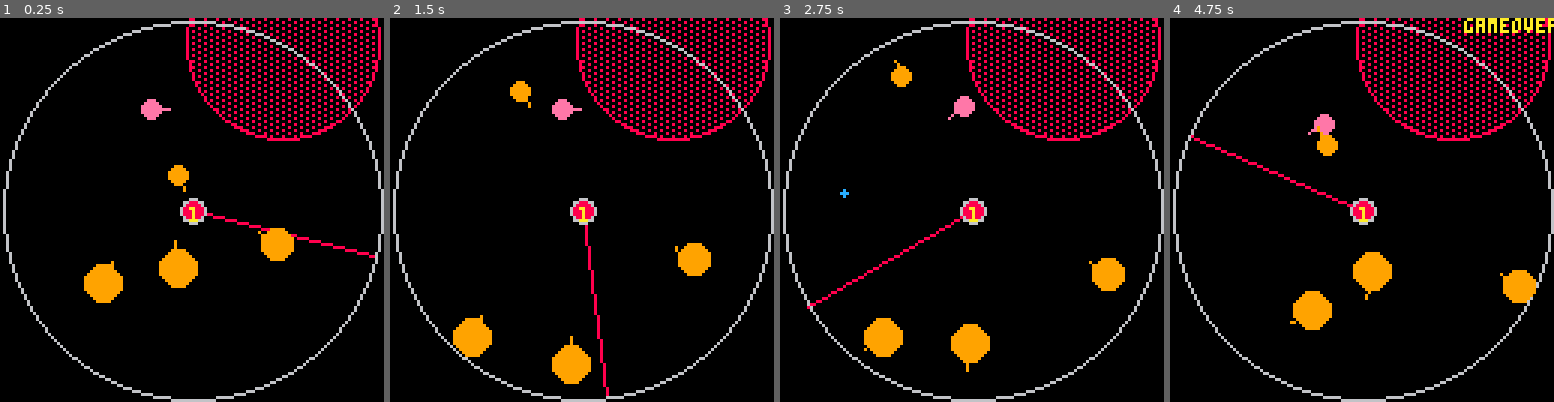
Above: before the commit, frames 1-4 (left to right).
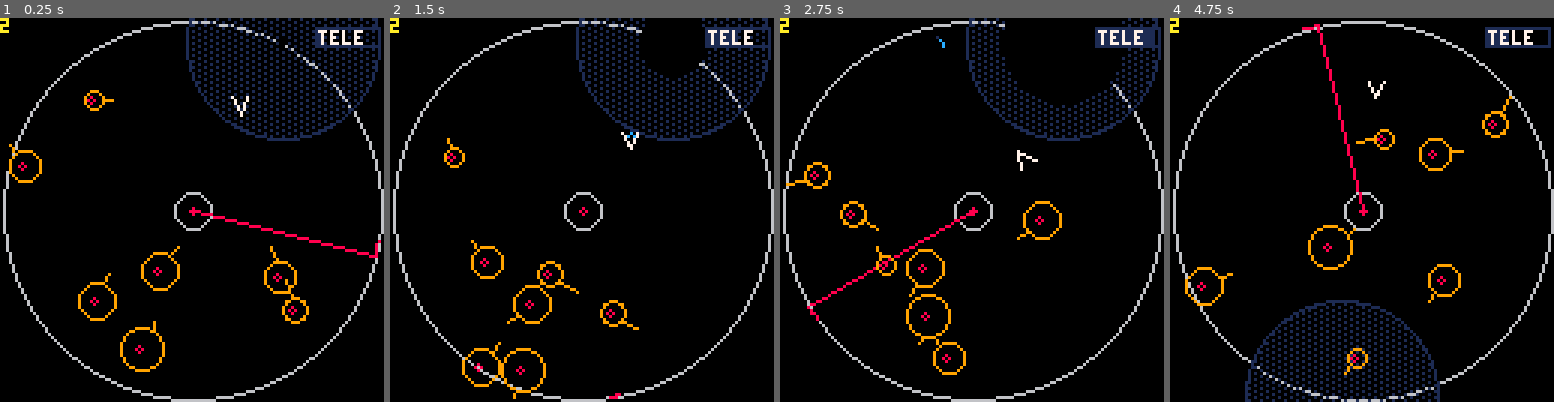
Above: after the commit, the same moments.

Repository: caseylabrack/laser
Game: PICO-8 cartridge laser.p8
Two runs of this game, one before a commit and one after it. Both use one fixed random seed, a clock stepped at 60 frames per second and the inputs below.
Inputs:
- Up to frame 1 (0.25 s): no input
- Up to frame 2 (1.5 s): tap O (Z key) at 0.33, 0.7, 1.43 s; tap X (X key) at 1.07 s
- Up to frame 3 (2.75 s): hold Left 1.97-2.37 s; tap X (X key) at 2.07, 2.4, 2.73 s; tap O (Z key) at 2.22 s; hold Down from 2.42 s (still down)
- Up to frame 4 (4.75 s): release Down at 2.82 s; hold Right 2.87-3.53 s; tap X (X key) every 0.33 s from 3.07 to 4.73 s; tap O (Z key) at 3.1, 3.98 s; hold Up 3.58-4.08 s; hold Right 4.13-4.53 s; hold Down from 4.58 s (still down)

The runs differ from the first frame. In frame 1, 8.7% of the frame differs, in the area x 0-100%, y 0-93%; in frame 2, 9.6%; in frame 3, 9.5%; in frame 4, 13%, in the area x 0-100%, y 0-100%.

Commit message:
nicer looking. homing bombs, cont. collision chking, teleport

Diff:
--- a/laser.p8
+++ b/laser.p8
@@ -4,23 +4,30 @@
 -- lasers
 -- casey labrack
 
-p = {x=50,y=30,dx=0,dy=0,a=0,t=1,rt=.05,r=3,lb=0}
+p = {x=80,y=30,dx=0,dy=0,
+					a=.75,t=.25,rt=.05,r=3,
+					friction=.92,hop=25,charge=0,fullcharge=90}
 lz= {} --lasers
 zs= {} --safe zones
+hs= {} --homing bombs
 b = {x=0,y=0,a=0,r=1,speed=5,enabled=false}
 inner = {x=64,y=64,r=6}
-maxrspeed=1
-minrspeed=.1
-lvl=1
+outer = {x=64,y=64,r=63}
+maxrspeed=2
+minrspeed=.5
+lvl=2
 log = ""
 isgameover=false
 rs={}
+tick=0
 
 function _init()
 lvls[lvl]()
 end
 
 function _update()
+tick+=1
+
 -- laser move
 for l in all(lz) do
 	l.a-= l.speed
@@ -44,20 +51,42 @@
 	if touching(p,z) then z.shrinking=true end
 end
 
+--homing bomb move
+for h in all(hs) do
+	local a=atan2(p.x-h.x,p.y-h.y)
+	h.dx+=cos(a)*h.t
+	h.dy+=sin(a)*h.t
+	h.dx*=.97
+	h.dy*=.97
+	h.x+=h.dx
+	h.y+=h.dy
+	local a2=atan2(h.x-64,h.y-64)
+	if touching(h,inner) then
+		h.x=inner.x+cos(a2)*(inner.r+1)
+		h.y=inner.y+sin(a2)*(inner.r+1)
+	end
+	if dist(h.x,h.y,64,64)>63 then
+		h.x=64+cos(a2)*63
+		h.y=64+sin(a2)*63
+	end
+end
+
 --	player move
+p.charge+=1
 if btn(➡️) then p.a=p.a-p.rt end
 if btn(⬅️) then p.a=p.a+p.rt end
-if btn(⬆️) and p.lb+2<t() then
---	p.x+=cos(p.a)*8
---	p.y+=sin(p.a)*8
-	p.dx+=cos(p.a)*3
-	p.dy+=sin(p.a)*3
-	p.lb=t()
+if btn(⬆️) and p.charge>p.fullcharge then
+	p.x+=cos(p.a)*p.hop
+	p.y+=sin(p.a)*p.hop
+--	p.dx+=cos(p.a)*6
+--	p.dy+=sin(p.a)*6
+--	p.lb=t()
+	p.charge=0
 end
 if btn(⬇️) then	p.dx=0 p.dy=0 end
 if btn(🅾️) then
-	p.dx=p.dx+cos(p.a)*.1
-	p.dy=p.dy+sin(p.a)*.1
+	p.dx+=cos(p.a)*p.t
+	p.dy+=sin(p.a)*p.t
 end
 if btn(❎) and not b.enabled then
 	b.enabled=true
@@ -65,8 +94,8 @@
 end
 p.x=p.x+p.dx
 p.y=p.y+p.dy
-p.dx=p.dx*.96
-p.dy=p.dy*.96
+p.dx*=p.friction
+p.dy*=p.friction
 
 local ang=atan2(p.x-64,p.y-64)
 
@@ -77,18 +106,24 @@
 end
 
 -- player vs inside wall
-if dist(p.x,p.y,64,64) < 8 then
+if touching(inner,p) then
 	p.x=64+cos(ang)*8
 	p.y=64+sin(ang)*8
 end
 
 -- player vs. obstacles
 for v in all(rs) do
-	if v.x>-5 and v.x<134 and v.y>-5 and v.y<134 then
-		if dist(p.x,p.y,v.x,v.y)<p.r+v.r then
-			gameover=true
-			_update=function() end
-		end
+	if touching(p,v) then
+		gameover=true
+		_update=function() end
+	end
+end
+
+--player vs. homing bombs
+for h in all(hs) do
+	if touching(p,h) then
+		gameover=true
+		_update=function() end
 	end
 end
 
@@ -137,51 +172,121 @@
 
 --bullet
 if b.enabled then
-	b.x+=cos(b.a)*b.speed
-	b.y+=sin(b.a)*b.speed
-end
-if dist(b.x,b.y,64,64)>63 then b.enabled=false end
-if touching(b,inner) then b.enabled=false end
-for v in all(rs) do
---	if b.enabled and dist(b.x,b.y,v.x,v.y)<b.r+v.r then
-	if b.enabled and touching(b,v) then
-		v.r-=1
-		b.enabled=false
-		if v.r<2 then	del(rs,v) end
-	end
-end
+	local x1=b.x
+	local y1=b.y
+	for i=1,10 do
+		b.x=x1+cos(b.a)*b.speed*i/10
+		b.y=y1+sin(b.a)*b.speed*i/10
+		for v in all(rs) do
+			if touching(b,v) then
+				b.enabled=false
+				v.r-=1
+				if v.r<2 then	del(rs,v) end
+				goto donebullet
+			end
+		end
+		for h in all(hs) do
+			if touching(h,b) then
+				b.enabled=false
+				del(hs,h)
+				goto donebullet
+			end
+		end
+		if touching(inner,b) then
+			b.enabled=false
+			goto donebullet
+		end
+		if not touching(outer,b) then
+			b.enabled=false
+			goto donebullet
+		end
+	end
+end
+::donebullet::
 
 --level win
-if #rs==0 then
+if #rs==0 and #hs==0 then
 	lvl+=1
-	lvls[lvl]()
+	lz={}
+	zs={}
+	hs={}
+	p.x=64 p.y=30
+	if lvls[lvl] then lvls[lvl]() end
 end
 
 end
 
 function _draw()
 cls()
+
+circ(64,64,63,6) -- outer
+
+--emitter
+circ(64,64,inner.r,6)
+circ(64,64,1,8)
+if #lz==0 then circ(64,64,1,2) end
+
+--homing bombs
+for h in all(hs) do
+	spr(tick%2+3,h.x-4,h.y-4)
+end
 
 --safe zone
 for z in all(zs) do
 	fillp(░)
-	circfill(z.x,z.y,z.r,0x08)
+	circfill(z.x,z.y,z.r,0x01)
+--	circfill(z.x,z.y,z.r,0x0c)
 	fillp()
 	circfill(z.x,z.y,z.r-z.t,0)
-	circ(z.x,z.y,z.r,8)
-end
-
-for l in all(lz) do line(64,64,l.x,l.y,8) end --laser
-circfill(64,64,4,8) --inner
-circ(64,64,4,6) --inner2
-circ(64,64,63,6) --outer
+	circ(z.x,z.y,z.r,1)
+end
+
+--laser
+for l in all(lz) do
+	if rnd(1)>.33 then
+	line(64,64,l.x,l.y,8)
+--		circfill(l.x,l.y,rnd(3),8)
+	end
+end
+--burn trail
+for l in all(lz) do
+	for i=1,5 do
+		local a=l.a+.0025*i
+		local f=8
+--		if i>3 then f=2 end
+		circfill(64+cos(a)*63,64+sin(a)*63,.75,f)
+	--	pset(64+cos(a)*63,64+sin(a)*63,f)
+	end
+end
+
 --player
-circfill(p.x,p.y,p.r,14)
-line(p.x,p.y,p.x+cos(p.a)*6,p.y+sin(p.a)*6)
+--circfill(p.x,p.y,p.r,14)
+--line(p.x,p.y,p.x+cos(p.a)*6,p.y+sin(p.a)*6)
+local m={x=p.x+cos(p.a)*2,y=p.y+sin(p.a)*2}
+local prow=.075
+local len=6
+local aft=len-2
+if btn(🅾️) then
+line(m.x-cos(p.a-prow)*aft,
+					m.y-sin(p.a-prow)*aft,
+					m.x-cos(p.a)*(aft+1),
+					m.y-sin(p.a)*(aft+1),12)
+line(m.x-cos(p.a+prow)*aft,
+					m.y-sin(p.a+prow)*aft,
+					m.x-cos(p.a)*(aft+1),
+					m.y-sin(p.a)*(aft+1),12)
+end
+line(m.x,m.y,m.x-cos(p.a-prow)*len,m.y-sin(p.a-prow)*len,7)
+line(m.x,m.y,m.x-cos(p.a+prow)*len,m.y-sin(p.a+prow)*len,7)
+--circfill(m.x-cos(p.a)*2,m.y-sin(p.a)*2,1,7)
 
 -- roids
 for v in all(rs) do
-	circfill(v.x,v.y,v.r,9)
+--	fillp(⧗)
+--	circfill(v.x,v.y,v.r,9)
+--	fillp()
+	circ(v.x,v.y,v.r,9)
+	spr(2,v.x-4,v.y-4)
 	local a=atan2(v.dx,v.dy)-.5
 	local x=v.x+cos(a)*v.r
 	local y=v.y+sin(a)*v.r
@@ -189,17 +294,31 @@
 	line(x,y,x+cos(a)*m,y+sin(a)*m)
 end
 
+--bullet
 if b.enabled then
-	circfill(b.x,b.y,b.r,12)
-end
+	local dx=cos(b.a+5)
+	local dy=sin(b.a+5)
+	line(b.x+dx*2,b.y+dy*2,b.x+dx*4,b.y+dy*4,1)
+	line(b.x,b.y,b.x+dx*2,b.y+dy*2,12)
+end
+
+--hop countdown
+local f=12
+--local rekt={x=105,y=}
+if (p.charge<p.fullcharge) f=1
+rect(105,3,126,9,f)
+local pct=p.charge/p.fullcharge
+if pct>1 then pct=1 end
+rectfill(105,3,105+(126-105)*pct,9,f)
+print("tele",106,4,7)
 
 print(log)
-print(lvl,63,63,10)
-
-if gameover then
---	local l=print("gameover",-10,0)
-	print("gameover",128-30,0)
-end
+print(lvl,0,0,10)
+
+--if gameover then
+----	local l=print("gameover",-10,0)
+--	print("gameover",128-30,0)
+--end
 
 end
 
@@ -222,20 +341,32 @@
 lvls={}
 lvls[1]=function()
 	for i=1,4 do spawnroid() end
+	add(lz,{a=0,x=0,y=0,speed=.005})
+end
+lvls[2]=function()
+	for i=1,7 do spawnroid() end
 	spawnzone()
 	add(lz,{a=0,x=0,y=0,speed=.005})
-end
-lvls[2]=function()
-	for i=1,7 do spawnroid() end
 end
 lvls[3]=function()
 	for i=1,4 do spawnroid() end
 	add(lz,{a=.5,x=0,y=0,speed=.005})
---	add(lz,{a=0,x=0,y=0,speed=.005})
+	add(lz,{a=0,x=0,y=0,speed=.005})
 end
 lvls[4]=function()
 	for i=1,4 do spawnroid() end
-	deli(lz,2)
+	add(lz,{a=0,x=0,y=0,speed=.005})
+end
+lvls[5]=function()
+	local h={x=80,y=64+rnd(64),r=6,dx=0,dy=0,t=.1}
+	add(hs,h)
+	add(lz,{a=.5,x=0,y=0,speed=.005})
+end
+lvls[6]=function()
+	local h={x=80,y=64+rnd(64),r=6,dx=0,dy=0,t=.1}
+	for i=1,4 do spawnroid() end
+	add(hs,h)
+	add(lz,{a=.5,x=0,y=0,speed=.005})
 end
 
 function spawnzone()
@@ -248,17 +379,17 @@
 
 function spawnroid()
 local a,d,x,y,dx,dy
-	flag=true
-	while flag do
-		a=rnd(1)
-		d=6+rnd(63-6)
-		x=64+cos(a)*d
-		y=64+sin(a)*d
-
-		if dist(x,y,p.x,p.y)<20 then
-			flag=true else flag=false
-		end
-	end
+valid=false
+while valid==false do
+	a=rnd(1)
+	d=6+rnd(63-6)
+	x=64+cos(a)*d
+	y=64+sin(a)*d
+
+	if dist(x,y,p.x,p.y)>40 then
+		valid=true
+	end
+end
 
 	local atop=atan2(x-p.x,y-p.y)
 --		local atop=atan2(p.x-x,p.y-y)
@@ -279,9 +410,11 @@
 	})
 end
 __gfx__
-00000000000000000000000000000000000000000000000000000000000000000000000000000000000000000000000000000000000000000000000000000000
-00000000000000000000000000000000000000000000000000000000000000000000000000000000000000000000000000000000000000000000000000000000
-00700700000000000000000000000000000000000000000000000000000000000000000000000000000000000000000000000000000000000000000000000000
-00077000000000000000000000000000000000000000000000000000000000000000000000000000000000000000000000000000000000000000000000000000
-00077000000000000000000000000000000000000000000000000000000000000000000000000000000000000000000000000000000000000000000000000000
-00700700000000000000000000000000000000000000000000000000000000000000000000000000000000000000000000000000000000000000000000000000
+00000000006dd6000000000000000000000000000000000000000000000000000000000000000000000000000000000000000000000000000000000000000000
+0000000006666660000000000e0000e00e0000e00000000000000000000000000000000000000000000000000000000000000000000000000000000000000000
+0070070066dddd660000000000eeee0000eeee000000000000000000000000000000000000000000000000000000000000000000000000000000000000000000
+00077000d6d88d6d0008000000e00e0000e88e000000000000000000000000000000000000000000000000000000000000000000000000000000000000000000
+00077000d6d88d6d0080800000e00e0000e88e000000000000000000000000000000000000000000000000000000000000000000000000000000000000000000
+0070070066dddd660008000000eeee0000eeee000000000000000000000000000000000000000000000000000000000000000000000000000000000000000000
+0000000006666660000000000e0000e00e0000e00000000000000000000000000000000000000000000000000000000000000000000000000000000000000000
+00000000006dd6000000000000000000000000000000000000000000000000000000000000000000000000000000000000000000000000000000000000000000
